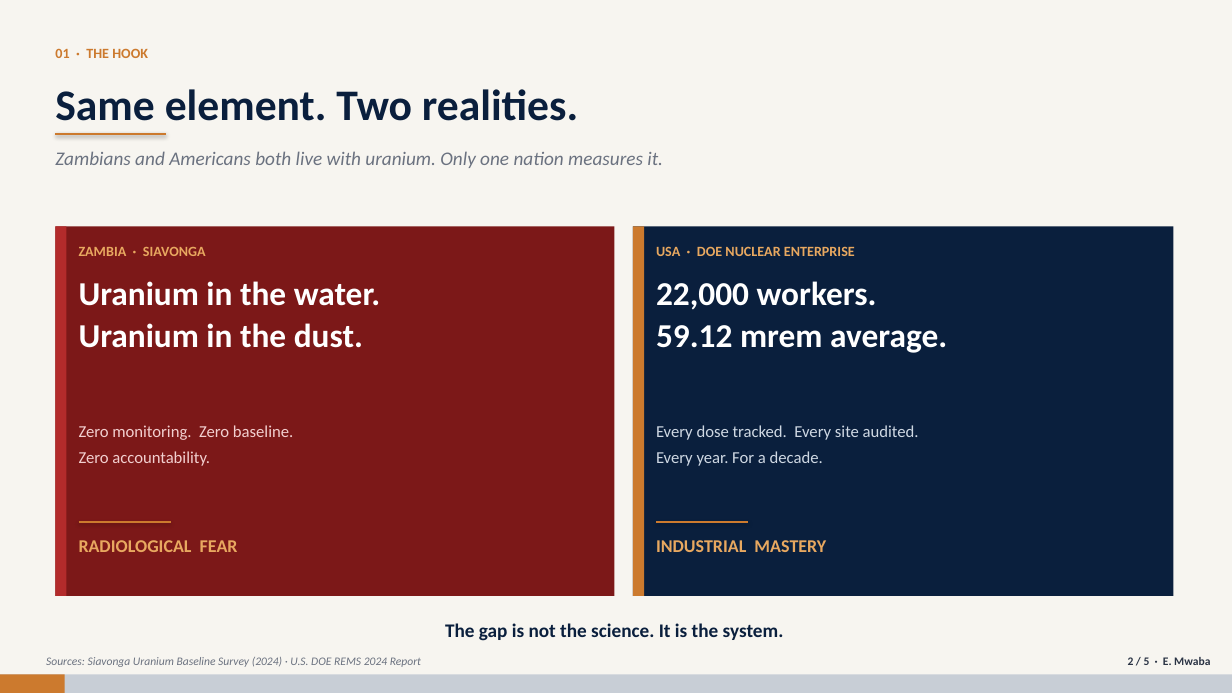
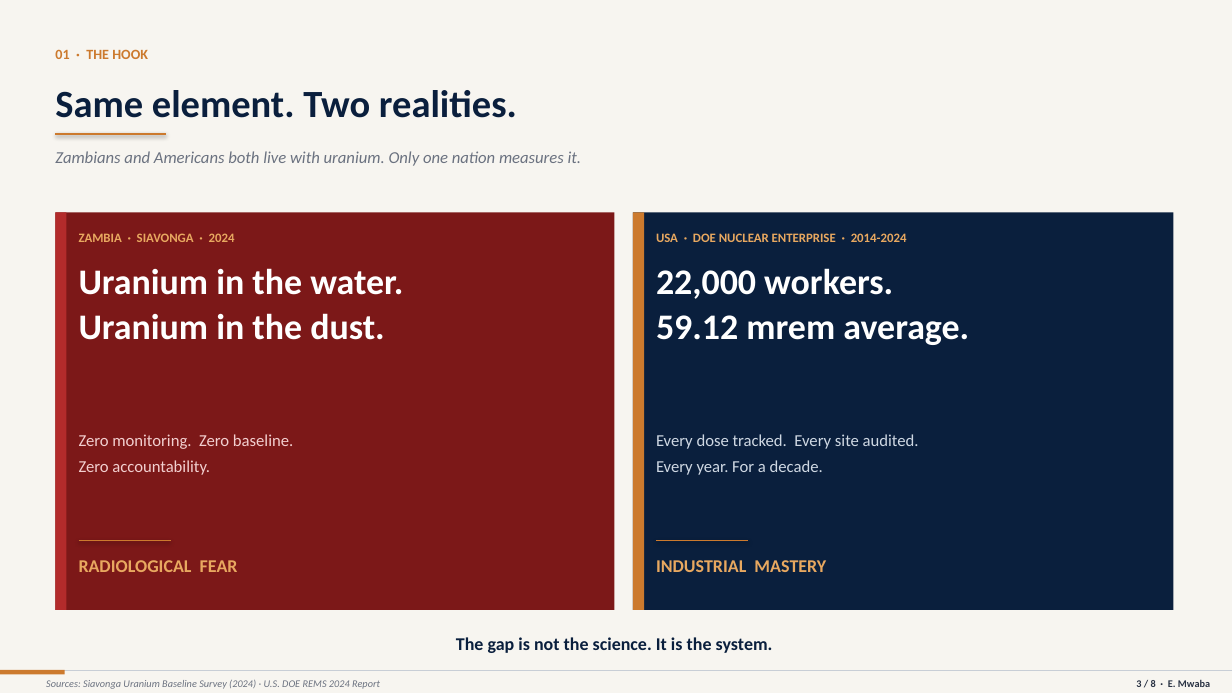
Before and after one commit to emwaba-wq/zambia-nuclear-case, a slide deck: slide 3 of The_Case_for_Nuclear_Power_in_Zambia.pptx (slide 2 before the commit). Drawn at 1232x693 pixels with LibreOffice and Linux fonts; fonts in the diff are those of the drawing. Boxes give left, top, right and bottom in pixels: in the first picture for what was removed or moved away, otherwise in the second. Text is boxed around its words. In the diff, an @@ line names an element or a change of style, - is before the commit and + after.

```diff
--- a/The_Case_for_Nuclear_Power_in_Zambia.pptx
+++ b/The_Case_for_Nuclear_Power_in_Zambia.pptx
@@ text "Same element. Two realities." at bbox=[55, 90, 517, 118]: size 34 to 30 pt; line spacing 1.15 to 1.2 @@
@@ text "Zambians and Americans both live ..." at bbox=[55, 151, 582, 166]: size 15 to 13 pt; line spacing 1.15 to 1.2 @@
@@ rectangle: place and size @@
-rectangle at bbox=[55, 226, 615, 596]
+rectangle at bbox=[55, 213, 615, 610]
@@ rectangle: place and size @@
-rectangle at bbox=[55, 226, 67, 596]
+rectangle at bbox=[55, 213, 67, 610]
@@ text at bbox=[79, 233, 235, 242]: text changed; size 11 to 10 pt @@
-ZAMBIA · SIAVONGA
+ZAMBIA · SIAVONGA · 2024
@@ rectangle: place and size @@
-rectangle at bbox=[633, 226, 1174, 596]
+rectangle at bbox=[633, 213, 1174, 610]
@@ rectangle: place and size @@
-rectangle at bbox=[633, 226, 644, 596]
+rectangle at bbox=[633, 213, 644, 610]
@@ text at bbox=[656, 233, 907, 242]: text changed; size 11 to 10 pt @@
-USA · DOE NUCLEAR ENTERPRISE
+USA · DOE NUCLEAR ENTERPRISE · 2014-2024
@@ text "Uranium in the water. Uranium ...": place and size @@
-text "Uranium in the water. Uranium ..." at bbox=[79, 281, 381, 348]
+text "Uranium in the water. Uranium ..." at bbox=[79, 268, 403, 340]
@@ text "Uranium in the water. Uranium ..." at bbox=[79, 268, 403, 340]: size 26 to 28 pt @@
@@ text "22,000 workers. 59.12 mrem average." at bbox=[656, 268, 969, 345]: size 26 to 28 pt @@
@@ text "22,000 workers. 59.12 mrem average.": place and size @@
-text "22,000 workers. 59.12 mrem average." at bbox=[656, 281, 947, 353]
+text "22,000 workers. 59.12 mrem average." at bbox=[656, 268, 969, 345]
@@ text "Zero monitoring. Zero baseline. Zero ...": place and size @@
-text "Zero monitoring. Zero baseline. Zero ..." at bbox=[79, 425, 293, 466]
+text "Zero monitoring. Zero baseline. Zero ..." at bbox=[79, 434, 293, 475]
@@ text "Every dose tracked. Every site ...": place and size @@
-text "Every dose tracked. Every site ..." at bbox=[656, 425, 919, 466]
+text "Every dose tracked. Every site ..." at bbox=[656, 434, 919, 475]
@@ text "RADIOLOGICAL FEAR" at bbox=[79, 560, 238, 572]: line spacing 1.15 to 1.2 @@
@@ 2 texts, 2 lines: place and size @@
-2 texts, 2 lines at bbox=[79, 522, 826, 552]
+2 texts, 2 lines at bbox=[79, 541, 826, 572]
@@ text "INDUSTRIAL MASTERY" at bbox=[656, 560, 826, 572]: line spacing 1.15 to 1.2 @@
@@ text "The gap is not the ...": place and size @@
-text "The gap is not the ..." at bbox=[445, 623, 784, 641]
+text "The gap is not the ..." at bbox=[456, 637, 773, 653]
@@ text "The gap is not the ..." at bbox=[456, 637, 773, 653]: size 15 to 14 pt; line spacing 1.15 to 1.2 @@
@@ rectangle: place and size @@
-rectangle at bbox=[0, 675, 65, 693]
+rectangle at bbox=[0, 670, 65, 675]
@@ rectangle removed at bbox=[0, 675, 1232, 693] @@
@@ line added from (0, 670) to (1232, 670), #C8CED6 0.5 pt @@
@@ text "Sources: Siavonga Uranium Baseline Survey ...": place and size @@
-text "Sources: Siavonga Uranium Baseline Survey ..." at bbox=[46, 657, 421, 667]
+text "Sources: Siavonga Uranium Baseline Survey ..." at bbox=[46, 680, 380, 689]
@@ text "Sources: Siavonga Uranium Baseline Survey ..." at bbox=[46, 680, 380, 689]: size 9 to 8 pt; line spacing 1.15 to 1.2 @@
@@ text at bbox=[1136, 680, 1210, 687]: text changed; size 9 to 8 pt @@
-2 / 5 · E. Mwaba
+3 / 8 · E. Mwaba
```
Also in this commit, not shown: 1 other slide changed, 6 slides added, 3 slides removed, 1 other file.
